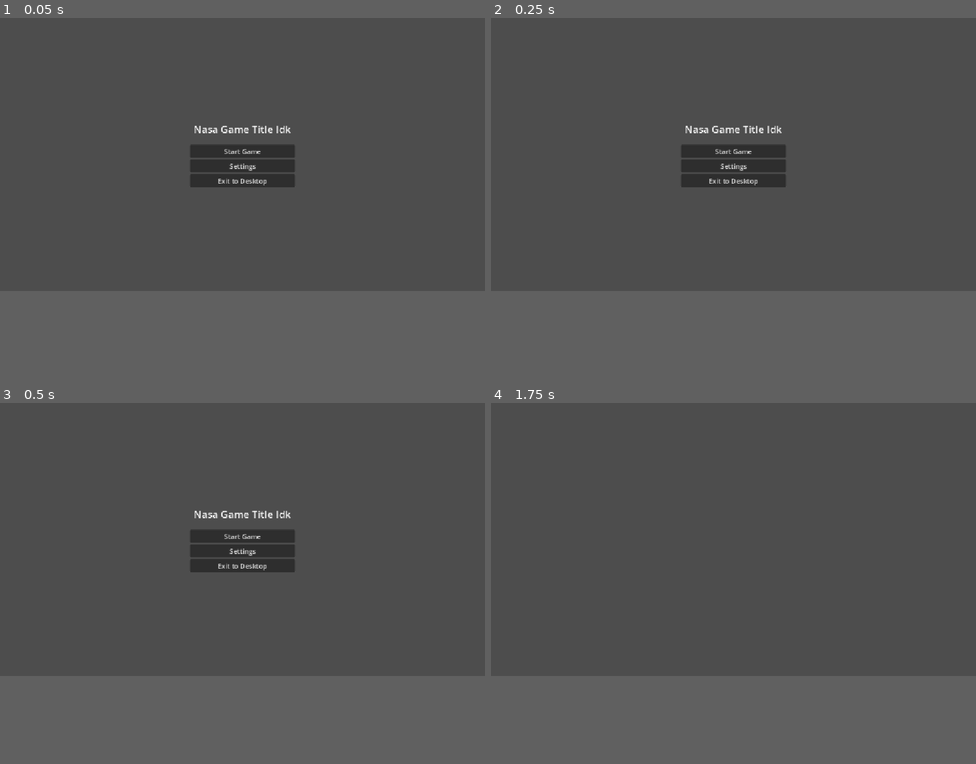
Above: before the commit, frames 1-4 (two rows, left to right).
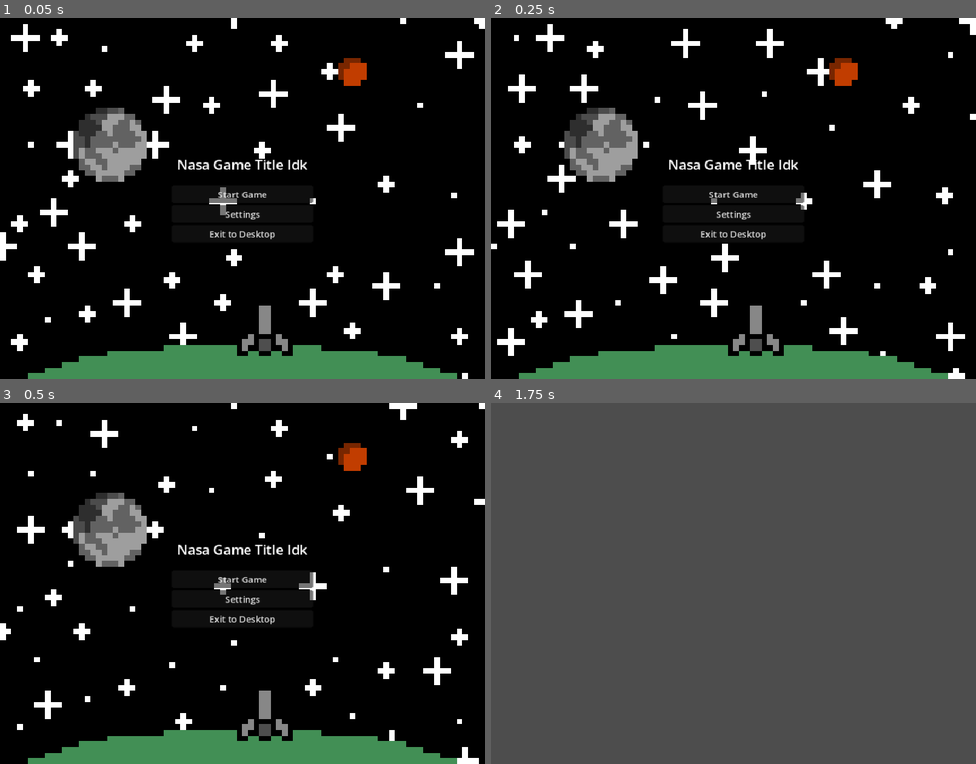
Above: after the commit, the same moments.

Repository: withereddetective/nasa-hackathon
Game: Godot game, scene res://scenes/main_menu_ui.tscn
Same seed, same stepped clock (60 frames per second), same inputs: the game is played once before the commit and once after it.
Inputs:
- Up to frame 1 (0.05 s): no input
- Up to frame 2 (0.25 s): no input
- Up to frame 3 (0.5 s): no input
- Up to frame 4 (1.75 s): click "Start Game" at 0.5 s; tap Enter at 1.25 s
In our replay, the window is 800x450 before the commit and 800x595 after it. These sizes can differ from the game's own. Grey fills any space a smaller window leaves; there, only what the larger window draws over its background counts as a difference.

The runs differ from the first frame. In frame 1, 82% of the frame differs, in the area x 0-100%, y 0-100%; in frame 2, 82%; in frame 3, 81%; in frame 4, only the window size differs.

Commit message:
main menu bruh

Diff:
--- a/nasa-game/project.godot
+++ b/nasa-game/project.godot
@@ -22,6 +22,8 @@
 
 [display]
 
+window/size/viewport_width=860
+window/size/viewport_height=640
 window/stretch/mode="canvas_items"
 window/stretch/aspect="expand"
 
--- a/nasa-game/scenes/main_menu_ui.tscn
+++ b/nasa-game/scenes/main_menu_ui.tscn
@@ -1,6 +1,26 @@
 [gd_scene format=3 uid="uid://bvao2l0ohr3ef"]
 
 [ext_resource type="Script" uid="uid://bekykkrdxqalv" path="res://scripts/main_menu_ui.gd" id="1_rayio"]
+[ext_resource type="Texture2D" uid="uid://c1gxlsv41dchh" path="res://assets/small rocket/MainMenu-1.png.png" id="2_towyk"]
+[ext_resource type="Texture2D" uid="uid://heherfb2wegu" path="res://assets/small rocket/MainMenu-2.png.png" id="3_j5441"]
+[ext_resource type="Texture2D" uid="uid://btmwfoyg4bcg" path="res://assets/small rocket/MainMenu-3.png.png" id="4_vxllw"]
+
+[sub_resource type="SpriteFrames" id="SpriteFrames_yf5fn"]
+animations = [{
+"frames": [{
+"duration": 2.0,
+"texture": ExtResource("2_towyk")
+}, {
+"duration": 2.0,
+"texture": ExtResource("3_j5441")
+}, {
+"duration": 2.0,
+"texture": ExtResource("4_vxllw")
+}],
+"loop": 1,
+"name": &"default",
+"speed": 5.0
+}]
 
 [node name="Main Menu UI" type="Control" unique_id=1701502392]
 layout_mode = 3
@@ -15,6 +35,7 @@
 script = ExtResource("1_rayio")
 
 [node name="CenterContainer" type="CenterContainer" parent="." unique_id=1046037896]
+z_index = 1
 layout_mode = 1
 anchors_preset = 8
 anchor_left = 0.5
@@ -54,6 +75,13 @@
 ok_button_text = "Quit"
 dialog_text = "Are you sure you want to quit?"
 
+[node name="AnimatedSprite2D" type="AnimatedSprite2D" parent="." unique_id=2059625008]
+texture_filter = 1
+scale = Vector2(10, 10)
+sprite_frames = SubResource("SpriteFrames_yf5fn")
+frame = 1
+frame_progress = 0.8410381
+
 [connection signal="pressed" from="CenterContainer/VBoxContainer/Start Button" to="." method="_on_start_button_pressed"]
 [connection signal="pressed" from="CenterContainer/VBoxContainer/Settings Button" to="." method="_on_settings_button_pressed"]
 [connection signal="pressed" from="CenterContainer/VBoxContainer/Quit Button" to="." method="_on_quit_button_pressed"]
--- a/nasa-game/scripts/main_menu_ui.gd
+++ b/nasa-game/scripts/main_menu_ui.gd
@@ -9,6 +9,8 @@
 	# if you want the buttons to work while the tree's paused, set the buttons' process_mode variable to
 	# either always or on paused
 	quit_dialog.hide()
+	$AnimatedSprite2D.sprite_frames.set_animation_loop("default", true)
+	$AnimatedSprite2D.play("default")
 
 func _on_start_button_pressed() -> void:
 	hide()
Not shown, added: nasa-game/assets/small rocket/MainMenu-1.png.png.import
Not shown, added: nasa-game/assets/small rocket/MainMenu-2.png.png.import
Not shown, added: nasa-game/assets/small rocket/MainMenu-3.png.png.import
Not shown, added: nasa-game/assets/small rocket/SkillTree_SelectionNode-1.png.png.import
Not shown, added: nasa-game/assets/small rocket/SkillTree_SelectionNode-2.png.png.import
Not shown, added: nasa-game/assets/small rocket/Small_OrbitRocket-1.png.png.import
Not shown, added: nasa-game/assets/small rocket/Small_OrbitRocket-2.png.png.import
Not shown, added: nasa-game/assets/small rocket/Small_OrbitRocket-3.png.png.import
Not shown, added: nasa-game/assets/small rocket/Small_OrbitRocket-4.png.png.import
Not shown, added: nasa-game/assets/small rocket/Small_OrbitRocket-5.png.png.import
Not shown, added: nasa-game/assets/small rocket/Small_OrbitRocket-6.png.png.import
Not shown, added: nasa-game/assets/small rocket/Small_OrbitRocket-7.png.png.import
